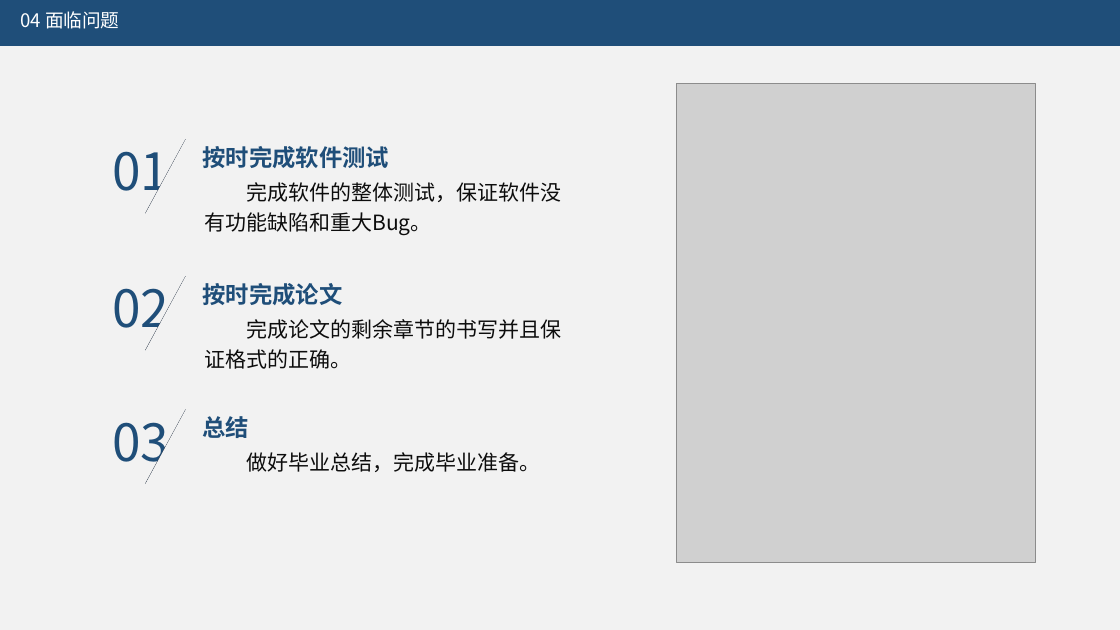
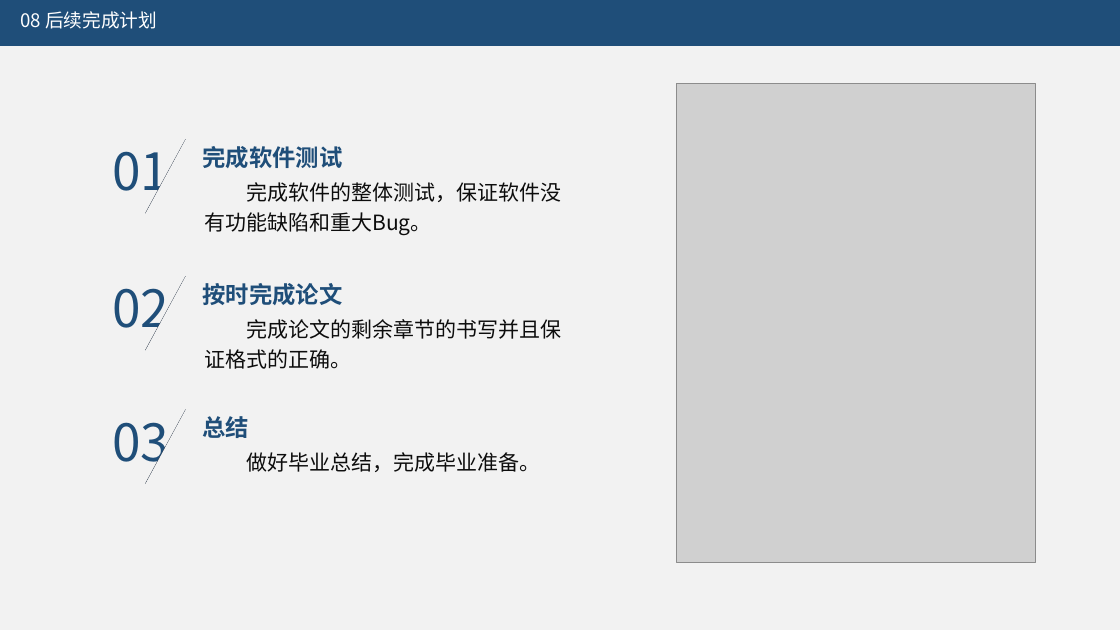
Before and after one commit to suzhuorui/QtHelper, a slide deck: slide 23 of 文档/RJ16852111苏卓锐（中期答辩）.pptx (slide 13 before the commit). Drawn at 1120x630 pixels with LibreOffice and Linux fonts; fonts in the diff are those of the drawing; grey boxes stand for pictures. Boxes give left, top, right and bottom in pixels: in the first picture for what was removed or moved away, otherwise in the second. Text is boxed around its words. In the diff, an @@ line names an element or a change of style, - is before the commit and + after.

```diff
--- a/文档/RJ16852111苏卓锐（中期答辩）.pptx
+++ b/文档/RJ16852111苏卓锐（中期答辩）.pptx
@@ text at <box>20,11,157,29</box>: text changed @@
-04 面临问题
+08 后续完成计划
@@ text at <box>202,146,342,168</box>: text changed @@
-按时完成软件测试
+完成软件测试
```
Also in this commit, not shown: 10 other slides changed, 11 slides added, 1 slide removed, 5 other files.
